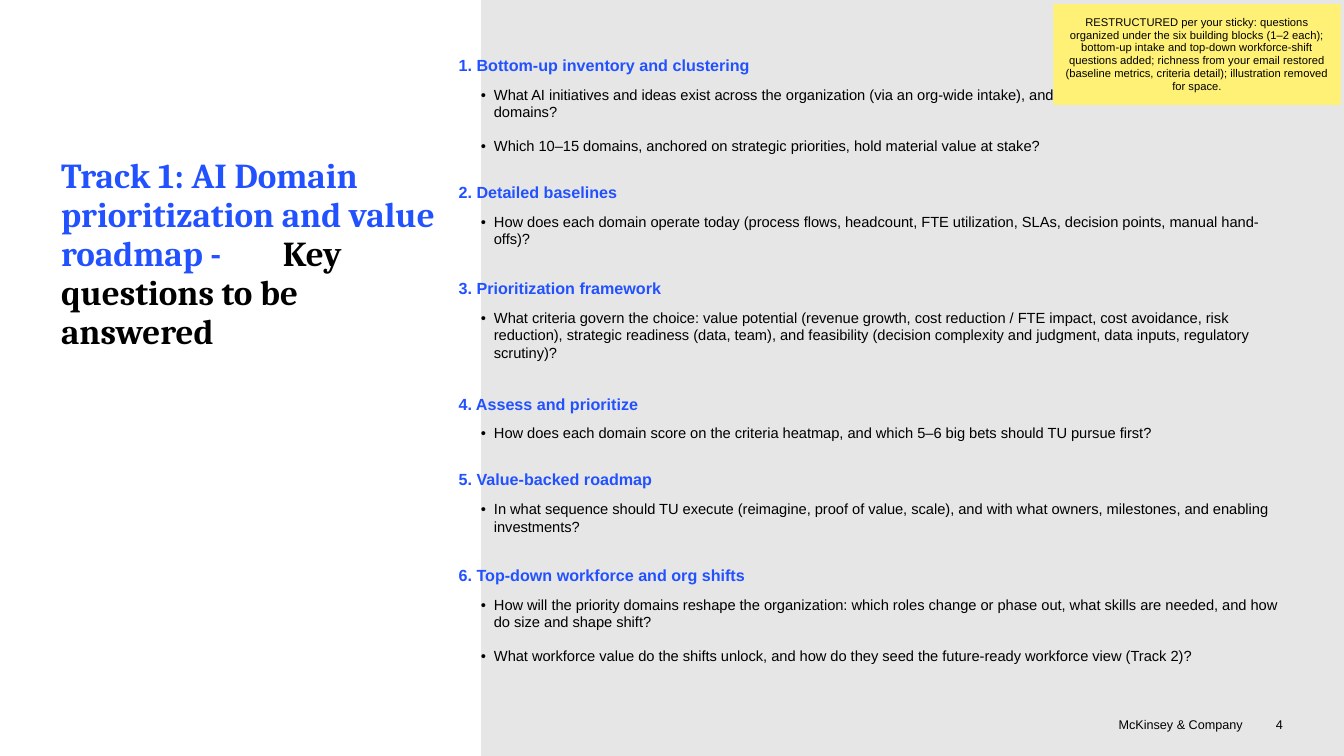
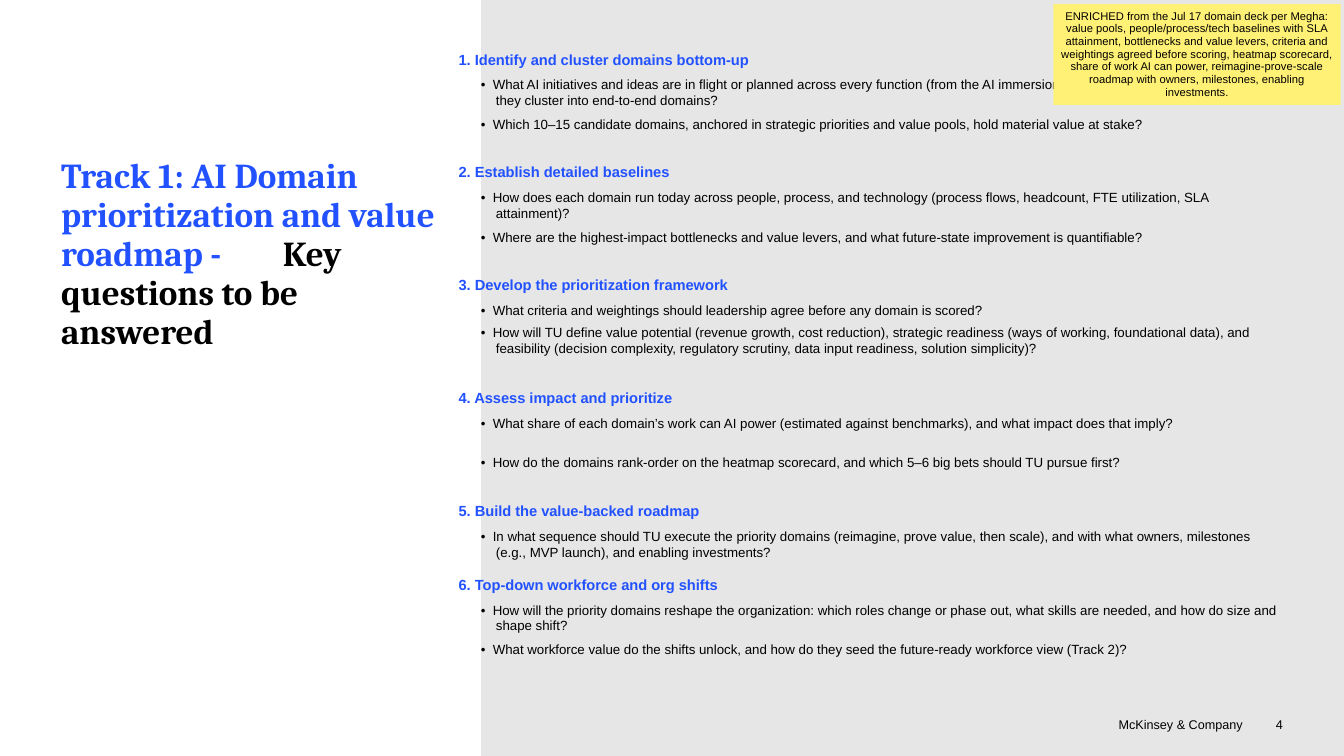
Before and after one commit to parthb102/Repo, a slide deck: slide 4 of proposal/2026_07_23_TU_AI_domain_prioritization_and_org_blueprint_vF.pptx. Drawn at 1344x756 pixels with LibreOffice and Linux fonts; fonts in the diff are those of the drawing. Boxes give left, top, right and bottom in pixels: in the first picture for what was removed or moved away, otherwise in the second. Text is boxed around its words. In the diff, an @@ line names an element or a change of style, - is before the commit and + after.

```diff
--- a/proposal/2026_07_23_TU_AI_domain_prioritization_and_org_blueprint_vF.pptx
+++ b/proposal/2026_07_23_TU_AI_domain_prioritization_and_org_blueprint_vF.pptx
@@ text in rectangle at [1061, 12, 1332, 96]: text changed @@
-RESTRUCTURED per your sticky: questions organized under the six building blocks (1–2 each); bottom-up intake and top-down workforce-shift questions added; richness from your email restored (baseline metrics, criteria detail); illustration removed for space.
+ENRICHED from the Jul 17 domain deck per Megha: value pools, people/process/tech baselines with SLA attainment, bottlenecks and value levers, criteria and weightings agreed before scoring, heatmap scorecard, share of work AI can power, reimagine-prove-scale roadmap with owners, milestones, enabling investments.
@@ text at [459, 54, 749, 68]: text changed; size 11.5 to 10.5 pt @@
-1. Bottom-up inventory and clustering
+1. Identify and cluster domains bottom-up
@@ text at [493, 79, 1278, 108]: text changed; size 10.5 to 9.5 pt @@
-• What AI initiatives and ideas exist across the organization (via an org-wide intake), and how do they cluster into E2E domains?
+• What AI initiatives and ideas are in flight or planned across every function (from the AI immersion and an org-wide intake), and how do they cluster into end-to-end domains?
@@ text at [493, 119, 1142, 132]: text changed; size 10.5 to 9.5 pt @@
-• Which 10–15 domains, anchored on strategic priorities, hold material value at stake?
+• Which 10–15 candidate domains, anchored in strategic priorities and value pools, hold material value at stake?
@@ text at [459, 166, 670, 177]: text changed; size 11.5 to 10.5 pt @@
-2. Detailed baselines
+2. Establish detailed baselines
@@ text at [493, 192, 1209, 221]: text changed; size 10.5 to 9.5 pt @@
-• How does each domain operate today (process flows, headcount, FTE utilization, SLAs, decision points, manual hand-offs)?
+• How does each domain run today across people, process, and technology (process flows, headcount, FTE utilization, SLA attainment)?
@@ text added at [493, 232, 1142, 245], 9.5 pt, text #000000 @@
+• Where are the highest-impact bottlenecks and value levers, and what future-state improvement is quantifiable?
@@ text at [459, 279, 728, 293]: text changed; size 11.5 to 10.5 pt @@
-3. Prioritization framework
+3. Develop the prioritization framework
@@ text at [493, 327, 1249, 356]: text changed; size 10.5 to 9.5 pt @@
-• What criteria govern the choice: value potential (revenue growth, cost reduction / FTE impact, cost avoidance, risk reduction), strategic readiness (data, team), and feasibility (decision complexity and judgment, data inputs, regulatory scrutiny)?
+• How will TU define value potential (revenue growth, cost reduction), strategic readiness (ways of working, foundational data), and feasibility (decision complexity, regulatory scrutiny, data input readiness, solution simplicity)?
@@ text added at [493, 305, 982, 318], 9.5 pt, text #000000 @@
+• What criteria and weightings should leadership agree before any domain is scored?
@@ text at [459, 392, 673, 406]: text changed; size 11.5 to 10.5 pt @@
-4. Assess and prioritize
+4. Assess impact and prioritize
@@ text added at [493, 418, 1172, 431], 9.5 pt, text #000000 @@
+• What share of each domain’s work can AI power (estimated against benchmarks), and what impact does that imply?
@@ text at [493, 457, 1120, 470]: text changed; size 10.5 to 9.5 pt @@
-• How does each domain score on the criteria heatmap, and which 5–6 big bets should TU pursue first?
+• How do the domains rank-order on the heatmap scorecard, and which 5–6 big bets should TU pursue first?
@@ text at [459, 505, 700, 519]: text changed; size 11.5 to 10.5 pt @@
-5. Value-backed roadmap
+5. Build the value-backed roadmap
@@ text at [493, 531, 1250, 560]: text changed; size 10.5 to 9.5 pt @@
-• In what sequence should TU execute (reimagine, proof of value, scale), and with what owners, milestones, and enabling investments?
+• In what sequence should TU execute the priority domains (reimagine, prove value, then scale), and with what owners, milestones (e.g., MVP launch), and enabling investments?
@@ text "6. Top-down workforce and org ...": place and size @@
-text "6. Top-down workforce and org ..." at [459, 569, 745, 585]
+text "6. Top-down workforce and org ..." at [459, 579, 718, 593]
@@ text "6. Top-down workforce and org ..." at [459, 579, 718, 593]: size 11.5 to 10.5 pt @@
@@ text "• How will the priority ..." at [493, 605, 1276, 633]: size 10.5 to 9.5 pt; indent changed @@
@@ text "• What workforce value do ..." at [493, 644, 1127, 657]: size 10.5 to 9.5 pt; indent changed @@
```
Also in this commit, not shown: 1 other slide changed.
